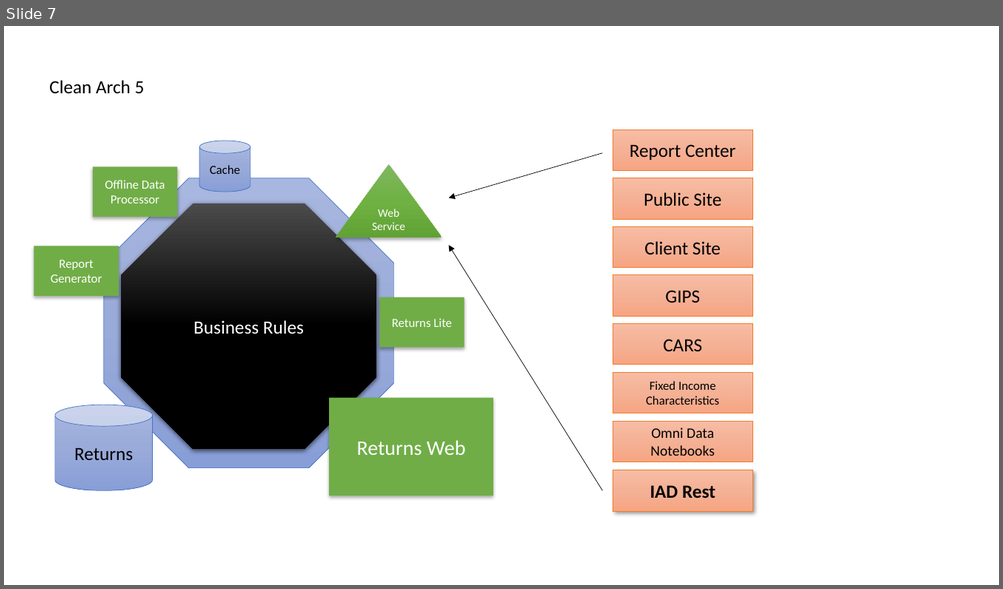
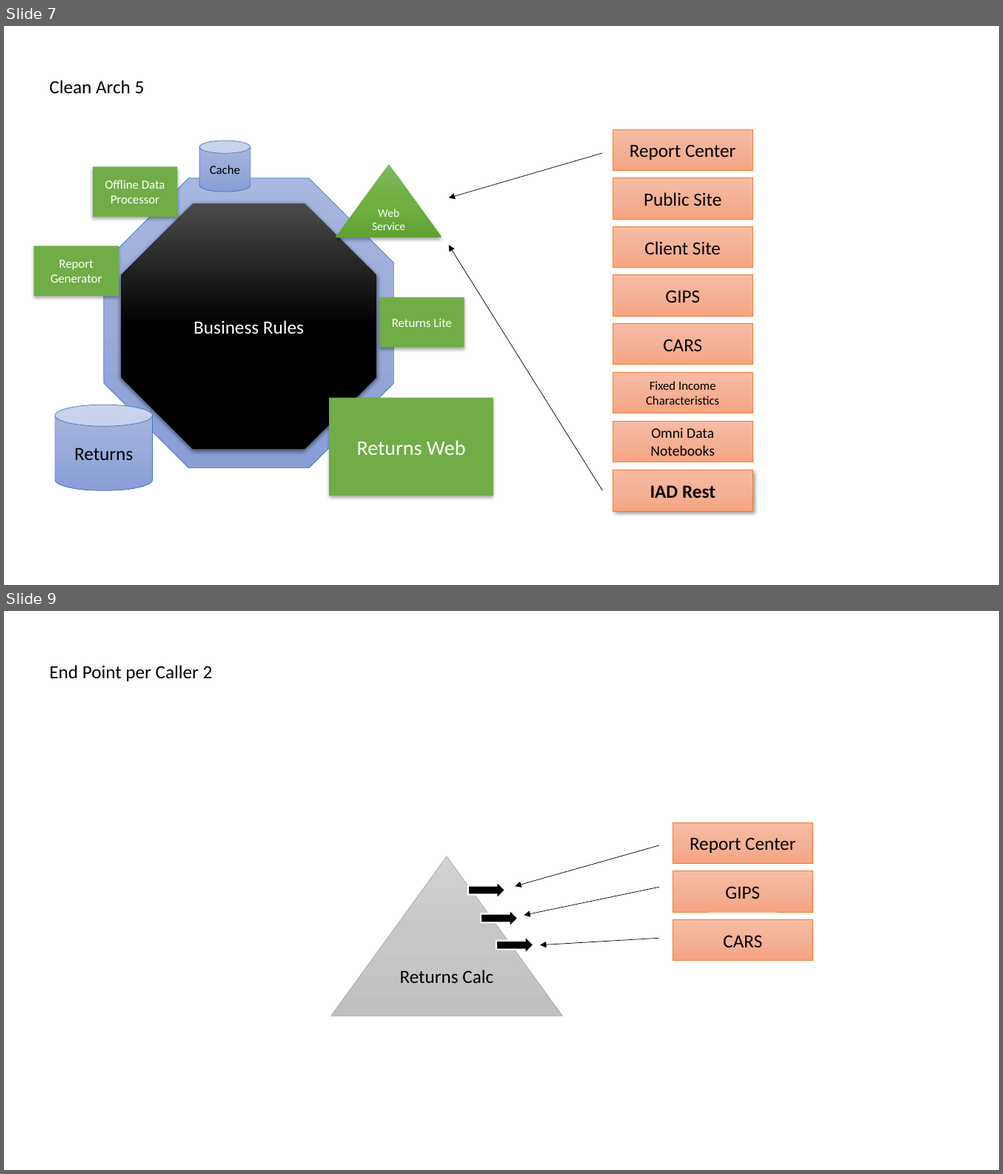
Before and after one commit to linus123/linus123.github.io, a slide deck: src/ReturnsWeb/ReturnsWebImages.pptx. Shown one above the other, each under a label of ours: slide 7 before the commit, slides 7 and 9 after it; the slides between them are not shown. The pictures are 1003x589 and 1003x1174 pixels, drawn with LibreOffice and Linux fonts; fonts in the diff are those of the drawing. Boxes give left, top, right and bottom in pixels: in the first picture for what was removed or moved away, otherwise in the second. Text is boxed around its words. In the diff, an @@ line names an element or a change of style, - is before the commit and + after.

```diff
--- a/src/ReturnsWeb/ReturnsWebImages.pptx
+++ b/src/ReturnsWeb/ReturnsWebImages.pptx
@@ slide 9 added at <box>4,611,999,1170</box>, background #FFFFFF @@
@@ text added at <box>49,665,213,681</box>, 18 pt, text #000000 @@
+End Point per Caller 2
@@ rectangle added at <box>672,823,812,864</box>, fill gradient #F7BDA5 to #F5B196 to #F8A582, outline #ED7D31 0.5 pt, 18 pt, text #000000 @@
+Report Center
@@ arrow added from (659, 846) to (515, 886), #000000 0.5 pt @@
@@ triangle added at <box>331,857,562,1016</box>, fill gradient #D2D2D2 to #C8C8C8 to #C0C0C0, outline #A5A5A5 0.5 pt, 18 pt, text #000000 @@
+Returns Calc
@@ rectangle added at <box>672,871,812,912</box>, fill gradient #F7BDA5 to #F5B196 to #F8A582, outline #ED7D31 0.5 pt, 18 pt, text #000000 @@
+GIPS
@@ right arrow added at <box>468,882,506,899</box>, fill #000000, outline #FFFFFF 1.5 pt @@
@@ arrow added from (659, 887) to (524, 915), #000000 0.5 pt @@
@@ right arrow added at <box>481,909,518,926</box>, fill #000000, outline #FFFFFF 1.5 pt @@
@@ rectangle added at <box>672,920,812,961</box>, fill gradient #F7BDA5 to #F5B196 to #F8A582, outline #ED7D31 0.5 pt, 18 pt, text #000000 @@
+CARS
@@ right arrow added at <box>496,937,534,954</box>, fill #000000, outline #FFFFFF 1.5 pt @@
@@ arrow added from (659, 939) to (540, 945), #000000 0.5 pt @@
```
Also in this commit, not shown: 1 other slide added, 5 other files.
